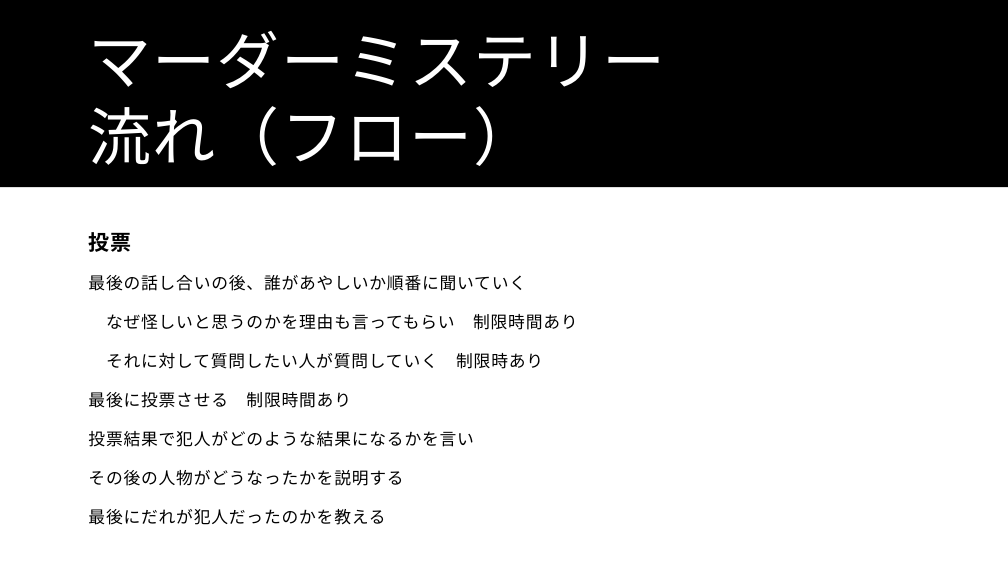
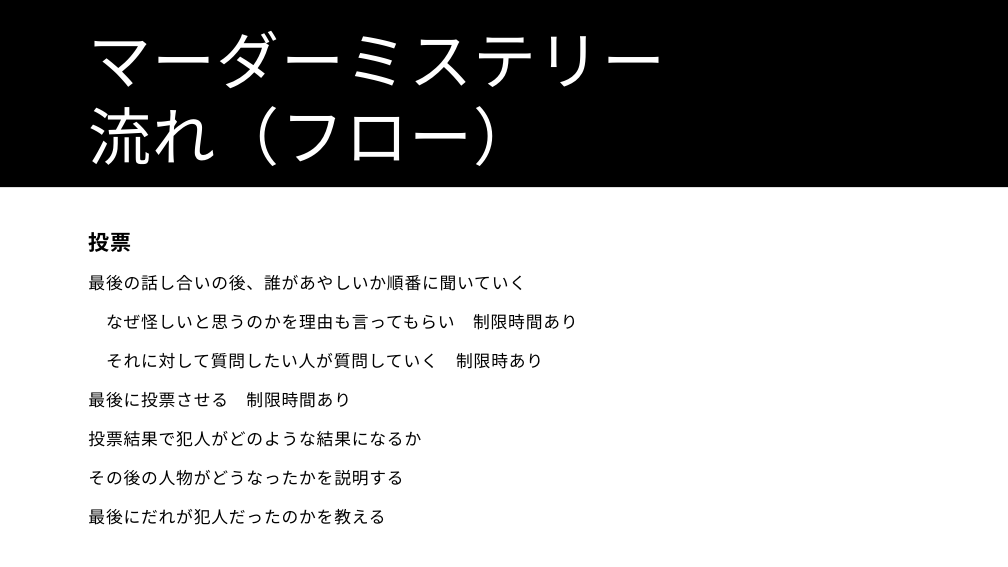
Before and after one commit to Wtnbtkm/flutter_application_1, a slide deck: slide 6 of プレゼン用.pptx. Drawn at 1008x567 pixels with LibreOffice and Linux fonts; fonts in the diff are those of the drawing. Boxes give left, top, right and bottom in pixels: in the first picture for what was removed or moved away, otherwise in the second. Text is boxed around its words. In the diff, an @@ line names an element or a change of style, - is before the commit and + after.

```diff
--- a/プレゼン用.pptx
+++ b/プレゼン用.pptx
@@ text at box(88, 431, 421, 447): text changed @@
-投票結果で犯人がどのような結果になるかを言い
+投票結果で犯人がどのような結果になるか
```
Also in this commit, not shown: 3 other slides changed.
